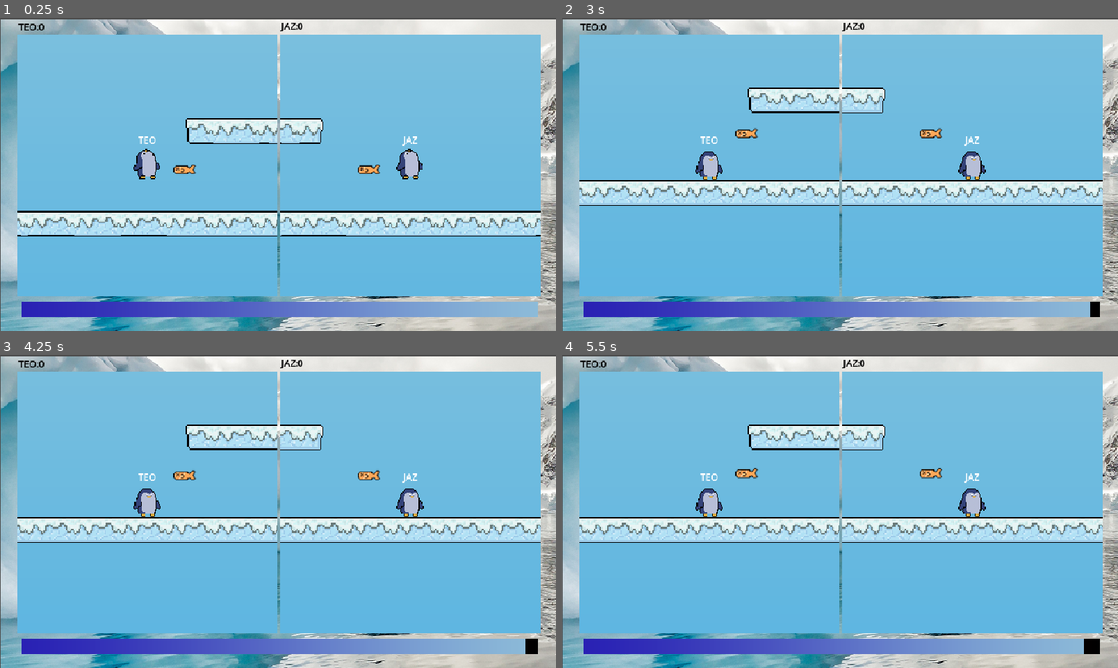
Above: before the commit, frames 1-4 (two rows, left to right).
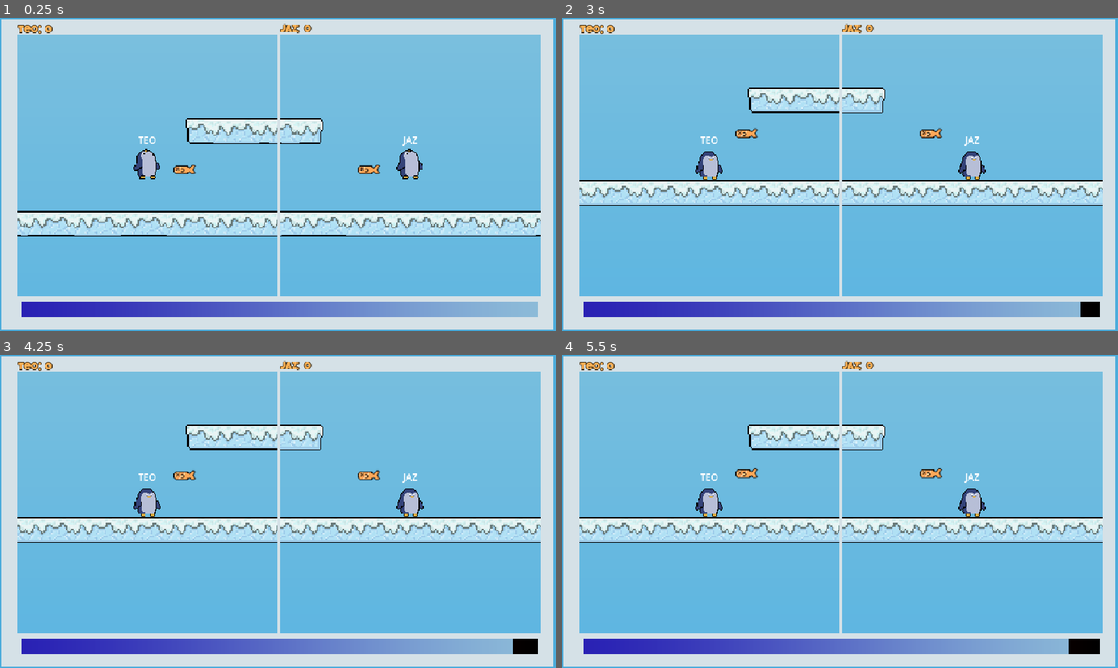
Above: after the commit, the same moments.

Repository: TeoSapo/InsanePenguins
Game: Godot game, scene res://Escenas/JUEGO/Nivel1.tscn
Same seed, same stepped clock (60 frames per second), same inputs: the game is played once before the commit and once after it.
Inputs:
- Up to frame 1 (0.25 s): no input
- Up to frame 2 (3 s): no input
- Up to frame 3 (4.25 s): no input
- Up to frame 4 (5.5 s): no input

The runs differ from the first frame. In frame 1, 13% of the frame differs, in the area x 0-100%, y 0-100%; in frame 2, 14%; in frame 3, 14%; in frame 4, 14%.

Commit message:
Pantalla final, temas de fuentes, conexion entre tiempo y pantalla final, sprites/anims bola de nieve

Diff:
--- /dev/null
+++ b/Escenas/CLASES/bola_de_nieve.tscn
@@ -0,0 +1,73 @@
+[gd_scene format=3 uid="uid://cx5dcwa6ulwce"]
+
+[ext_resource type="Texture2D" uid="uid://cspmwlg3l0mnl" path="res://Assets/Sprites/golpe Bola de nieve.png" id="1_26udj"]
+[ext_resource type="Texture2D" uid="uid://dblnrchysr0cb" path="res://Assets/Sprites/Bola de nieve-1.png.png" id="2_qltcx"]
+
+[sub_resource type="AtlasTexture" id="AtlasTexture_gyq77"]
+atlas = ExtResource("1_26udj")
+region = Rect2(0, 0, 32, 32)
+
+[sub_resource type="AtlasTexture" id="AtlasTexture_6jwqr"]
+atlas = ExtResource("1_26udj")
+region = Rect2(64, 0, 32, 32)
+
+[sub_resource type="AtlasTexture" id="AtlasTexture_6gnfq"]
+atlas = ExtResource("1_26udj")
+region = Rect2(0, 32, 32, 32)
+
+[sub_resource type="AtlasTexture" id="AtlasTexture_k0n4d"]
+atlas = ExtResource("1_26udj")
+region = Rect2(32, 32, 32, 32)
+
+[sub_resource type="AtlasTexture" id="AtlasTexture_ls217"]
+atlas = ExtResource("1_26udj")
+region = Rect2(64, 32, 32, 32)
+
+[sub_resource type="AtlasTexture" id="AtlasTexture_wck8j"]
+atlas = ExtResource("1_26udj")
+region = Rect2(32, 64, 32, 32)
+
+[sub_resource type="AtlasTexture" id="AtlasTexture_hqa1t"]
+atlas = ExtResource("2_qltcx")
+region = Rect2(0, 0, 32, 32)
+
+[sub_resource type="SpriteFrames" id="SpriteFrames_7hudg"]
+animations = [{
+"frames": [{
+"duration": 1.0,
+"texture": SubResource("AtlasTexture_gyq77")
+}, {
+"duration": 1.0,
+"texture": SubResource("AtlasTexture_6jwqr")
+}, {
+"duration": 1.0,
+"texture": SubResource("AtlasTexture_6gnfq")
+}, {
+"duration": 1.0,
+"texture": SubResource("AtlasTexture_k0n4d")
+}, {
+"duration": 1.0,
+"texture": SubResource("AtlasTexture_ls217")
+}, {
+"duration": 1.0,
+"texture": SubResource("AtlasTexture_wck8j")
+}],
+"loop": 1,
+"name": &"BolaRompiendo",
+"speed": 12.0
+}, {
+"frames": [{
+"duration": 1.0,
+"texture": SubResource("AtlasTexture_hqa1t")
+}],
+"loop": 1,
+"name": &"Entera",
+"speed": 5.0
+}]
+
+[node name="BolaDeNieve" type="Node2D" unique_id=817514930]
+
+[node name="AnimatedSprite2D" type="AnimatedSprite2D" parent="." unique_id=1454290041]
+sprite_frames = SubResource("SpriteFrames_7hudg")
+animation = &"Entera"
+frame_progress = 0.30867472
--- a/Escenas/CLASES/tiempo.tscn
+++ b/Escenas/CLASES/tiempo.tscn
@@ -24,7 +24,8 @@
 offset_right = 256.0
 offset_bottom = 1.0
 size_flags_horizontal = 0
+max_value = 50.0
 step = 0.01
-value = 100.0
+value = 50.0
 texture_under = SubResource("GradientTexture1D_i0tng")
 texture_progress = SubResource("GradientTexture1D_xs5ry")
--- a/Escenas/JUEGO/Nivel1.tscn
+++ b/Escenas/JUEGO/Nivel1.tscn
@@ -1,10 +1,11 @@
 [gd_scene format=3 uid="uid://ybxc44boeb0n"]
 
 [ext_resource type="Script" uid="uid://p01d0v16yepg" path="res://Scripts/Nivel1.gd" id="1_ghkfm"]
-[ext_resource type="Texture2D" uid="uid://b607kb361my65" path="res://Assets/Imagenes/Fondo.jpg" id="2_uu88g"]
+[ext_resource type="Texture2D" uid="uid://d4bs6gyo77pjt" path="res://Assets/Imagenes/borde pantalla v2.png" id="2_ghkfm"]
 [ext_resource type="PackedScene" uid="uid://dx1sve0sn6alr" path="res://Escenas/JUEGO/dibujo_nivel.tscn" id="3_1t2md"]
 [ext_resource type="PackedScene" uid="uid://bsu2on7jwpvxa" path="res://Escenas/CLASES/Player.tscn" id="4_kg8bm"]
 [ext_resource type="PackedScene" uid="uid://becljr1j33h6g" path="res://Escenas/CLASES/tiempo.tscn" id="5_e0pp6"]
+[ext_resource type="Theme" uid="uid://bwf0firbjcjho" path="res://Escenas/UI/puntajeNivelTheme.tres" id="6_uu88g"]
 
 [node name="Nivel1" type="Node2D" unique_id=1405768944]
 script = ExtResource("1_ghkfm")
@@ -13,28 +14,12 @@
 autostart = true
 
 [node name="Fondo" type="TextureRect" parent="." unique_id=1890496254]
-offset_left = 2.0
-offset_top = 3.0
-offset_right = 969.11115
-offset_bottom = 544.0
-texture = ExtResource("2_uu88g")
+offset_left = -1.0
+offset_right = 960.0
+offset_bottom = 540.0
+texture = ExtResource("2_ghkfm")
 expand_mode = 3
-
-[node name="P1Score" type="Label" parent="." unique_id=1659271895]
-offset_left = 32.0
-offset_top = 3.0
-offset_right = 100.0
-offset_bottom = 26.0
-theme_override_colors/font_color = Color(0, 0, 0, 1)
-text = "PUNTAJE"
-
-[node name="P2Score" type="Label" parent="." unique_id=1494590940]
-offset_left = 485.0
-offset_top = 2.0
-offset_right = 553.0
-offset_bottom = 25.0
-theme_override_colors/font_color = Color(0, 0, 0, 1)
-text = "PUNTAJE"
+flip_v = true
 
 [node name="HBoxContainer" type="HBoxContainer" parent="." unique_id=1362839326]
 custom_maximum_size = Vector2(960, 540)
@@ -83,4 +68,20 @@
 offset_bottom = 489.0
 scale = Vector2(3.480001, 26.36)
 
+[node name="P2Score" type="Label" parent="." unique_id=1494590940]
+offset_left = 485.0
+offset_top = 6.0
+offset_right = 558.0
+offset_bottom = 30.0
+theme = ExtResource("6_uu88g")
+text = "PUNTAJE"
+
+[node name="P1Score" type="Label" parent="." unique_id=1359402447]
+offset_left = 31.0
+offset_top = 7.0
+offset_right = 104.0
+offset_bottom = 31.0
+theme = ExtResource("6_uu88g")
+text = "PUNTAJE"
+
 [connection signal="timeout" from="TimerNivel" to="." method="_on_timer_nivel_timeout"]
--- /dev/null
+++ b/Escenas/UI/pantalla_final.tscn
@@ -0,0 +1,136 @@
+[gd_scene format=3 uid="uid://cy475v6wqnq2h"]
+
+[ext_resource type="Texture2D" uid="uid://c5wnbm1g8pemq" path="res://Assets/Imagenes/final screen.png" id="1_arjpk"]
+[ext_resource type="Script" uid="uid://qacttmy7bejr" path="res://Scripts/pantalla_final.gd" id="1_us2dy"]
+[ext_resource type="FontFile" uid="uid://cwccxygo2jloj" path="res://Assets/Fuentes/Ice Cold Personal Use.otf" id="2_qkkwa"]
+[ext_resource type="Texture2D" uid="uid://dwux0gdl5pkj0" path="res://Assets/Imagenes/hielo cuadrado final.png" id="3_4nlii"]
+[ext_resource type="Texture2D" uid="uid://ffqye0jo6myw" path="res://Assets/Imagenes/recNieve png.png" id="4_frb8w"]
+[ext_resource type="Theme" uid="uid://o2oc5e34ld03" path="res://Escenas/UI/puntajeTheme.tres" id="5_frb8w"]
+[ext_resource type="FontFile" uid="uid://byqjw14hgt6lu" path="res://Assets/Fuentes/Goldy Burst.ttf" id="5_us2dy"]
+
+[node name="PantallaFinal" type="Control" unique_id=979812849]
+layout_mode = 3
+anchors_preset = 15
+anchor_right = 1.0
+anchor_bottom = 1.0
+grow_horizontal = 2
+grow_vertical = 2
+script = ExtResource("1_us2dy")
+
+[node name="Fondo" type="TextureRect" parent="." unique_id=1350663259]
+layout_mode = 0
+anchor_right = 1.0010417
+anchor_bottom = 1.0
+texture = ExtResource("1_arjpk")
+expand_mode = 2
+metadata/_edit_use_anchors_ = true
+
+[node name="TextoFinal" type="RichTextLabel" parent="." unique_id=831506705]
+layout_mode = 1
+anchors_preset = -1
+anchor_left = 0.225
+anchor_top = 0.26666668
+anchor_right = 0.7916667
+anchor_bottom = 0.40740746
+offset_bottom = -3.0517578e-05
+theme_override_colors/default_color = Color(0.10178528, 0.18779737, 0.34259823, 1)
+theme_override_fonts/normal_font = ExtResource("2_qkkwa")
+theme_override_font_sizes/normal_font_size = 73
+text = "FIN DEL JUEGO"
+horizontal_alignment = 1
+vertical_alignment = 1
+metadata/_edit_use_anchors_ = true
+
+[node name="HieloScoreP1" type="TextureRect" parent="." unique_id=1002880019]
+layout_mode = 1
+anchors_preset = -1
+anchor_left = 0.25
+anchor_top = 0.44444445
+anchor_right = 0.5
+anchor_bottom = 0.6814815
+texture = ExtResource("3_4nlii")
+metadata/_edit_use_anchors_ = true
+
+[node name="HieloScoreP2" type="TextureRect" parent="." unique_id=214021985]
+layout_mode = 1
+anchors_preset = -1
+anchor_left = 0.51666665
+anchor_top = 0.44444445
+anchor_right = 0.76666665
+anchor_bottom = 0.6814815
+texture = ExtResource("3_4nlii")
+metadata/_edit_use_anchors_ = true
+
+[node name="NieveP1" type="TextureRect" parent="." unique_id=36170115]
+layout_mode = 0
+offset_left = 240.0
+offset_top = 232.0
+offset_right = 480.0
+offset_bottom = 304.0
+texture = ExtResource("4_frb8w")
+
+[node name="NieveP2" type="TextureRect" parent="." unique_id=92128984]
+layout_mode = 0
+offset_left = 496.0
+offset_top = 232.0
+offset_right = 736.0
+offset_bottom = 304.0
+texture = ExtResource("4_frb8w")
+
+[node name="p1Name" type="Label" parent="." unique_id=206912360]
+layout_mode = 0
+offset_left = 252.0
+offset_top = 240.0
+offset_right = 471.0
+offset_bottom = 287.0
+theme_override_colors/font_color = Color(0.29061437, 0.43304953, 0.6404014, 1)
+theme_override_fonts/font = ExtResource("2_qkkwa")
+theme_override_font_sizes/font_size = 37
+text = "PLAYER UNO"
+horizontal_alignment = 1
+vertical_alignment = 1
+
+[node name="p2Name" type="Label" parent="." unique_id=1963519832]
+layout_mode = 0
+offset_left = 504.0
+offset_top = 240.0
+offset_right = 731.0
+offset_bottom = 287.0
+theme_override_colors/font_color = Color(0.2901961, 0.43137255, 0.6392157, 1)
+theme_override_fonts/font = ExtResource("2_qkkwa")
+theme_override_font_sizes/font_size = 37
+text = "PLAYER DOS"
+horizontal_alignment = 1
+vertical_alignment = 1
+
+[node name="p1Puntaje" type="RichTextLabel" parent="." unique_id=1261700542]
+layout_mode = 0
+offset_left = 268.0
+offset_top = 308.0
+offset_right = 452.0
+offset_bottom = 348.0
+theme = ExtResource("5_frb8w")
+theme_override_colors/default_color = Color(0.99044496, 0.6966843, 0.33824247, 1)
+theme_override_colors/font_outline_color = Color(0.23893332, 0.16936609, 0.06792779, 1)
+theme_override_fonts/normal_font = ExtResource("5_us2dy")
+theme_override_font_sizes/normal_font_size = 33
+bbcode_enabled = true
+text = "00000"
+horizontal_alignment = 1
+vertical_alignment = 1
+
+[node name="p2Puntaje" type="RichTextLabel" parent="." unique_id=1201695528]
+layout_mode = 0
+offset_left = 525.0
+offset_top = 308.0
+offset_right = 709.0
+offset_bottom = 348.0
+theme = ExtResource("5_frb8w")
+theme_override_colors/default_color = Color(0.99044496, 0.6966843, 0.33824247, 1)
+theme_override_colors/font_outline_color = Color(0.23893332, 0.16936609, 0.06792779, 1)
+theme_override_fonts/normal_font = ExtResource("5_us2dy")
+theme_override_font_sizes/normal_font_size = 33
+bbcode_enabled = true
+text = "00000"
+horizontal_alignment = 1
+vertical_alignment = 1
--- /dev/null
+++ b/Escenas/UI/puntajeNivelTheme.tres
@@ -0,0 +1,13 @@
+[gd_resource type="Theme" format=3 uid="uid://bwf0firbjcjho"]
+
+[ext_resource type="FontFile" uid="uid://byqjw14hgt6lu" path="res://Assets/Fuentes/Goldy Burst.ttf" id="1_ng4gi"]
+
+[resource]
+Label/colors/font_color = Color(0.99215686, 0.69803923, 0.3372549, 1)
+Label/colors/font_outline_color = Color(0.23921569, 0.16862746, 0.06666667, 1)
+Label/constants/outline_size = 6
+Label/font_sizes/font_size = 20
+Label/fonts/font = ExtResource("1_ng4gi")
+RichTextLabel/colors/default_color = Color(0.99215686, 0.69803923, 0.3372549, 1)
+RichTextLabel/colors/font_outline_color = Color(0.46484935, 0.27957454, 0.09673611, 1)
+RichTextLabel/constants/outline_size = 9
--- /dev/null
+++ b/Escenas/UI/puntajeTheme.tres
@@ -0,0 +1,6 @@
+[gd_resource type="Theme" format=3 uid="uid://o2oc5e34ld03"]
+
+[resource]
+RichTextLabel/colors/default_color = Color(0.99215686, 0.69803923, 0.3372549, 1)
+RichTextLabel/colors/font_outline_color = Color(0.46484935, 0.27957454, 0.09673611, 1)
+RichTextLabel/constants/outline_size = 9
--- a/Scripts/InsanePenguins.gd
+++ b/Scripts/InsanePenguins.gd
@@ -1,4 +1,8 @@
 extends Node
+
+@onready var p_1_score: Label = $P1Score
+@onready var p_2_score: Label = $P2Score
+
 
 signal Obtiene_Pescadito
 signal Actualizar_Score
@@ -14,9 +18,9 @@
 	P1Score = 0
 	P2Score = 0
 
-
 func on_Obtiene_Pescadito(player:CharacterBody2D):
 	sumar_puntos(player)
+
 
 
 func sumar_puntos(player:CharacterBody2D):
--- a/Scripts/Nivel1.gd
+++ b/Scripts/Nivel1.gd
@@ -6,6 +6,7 @@
 @onready var player_1: CharacterBody2D = $HBoxContainer/VentanaP1/SubViewport/Player1
 @onready var player_2: CharacterBody2D = $HBoxContainer/VentanaP2/SubViewport/Player2
 @onready var dibujo_nivel: Node = $HBoxContainer/VentanaP1/SubViewport/DibujoNivel
+
 
 func _ready():
 
@@ -21,16 +22,21 @@
 	InsanePenguins.P2Score = 0
 
 
-
-
 	actualizar_puntos()
 
-
+func _process(delta: float) -> void:
+	final_nivel()
 
 func actualizar_puntos():
-	p1_score.text=InsanePenguins.P1Name+":"+str(InsanePenguins.P1Score)
-	p2_score.text=InsanePenguins.P2Name+":"+str(InsanePenguins.P2Score)
+	p1_score.text=InsanePenguins.P1Name+": "+str(InsanePenguins.P1Score)
+	p2_score.text=InsanePenguins.P2Name+": "+str(InsanePenguins.P2Score)
 
 
 func _on_timer_nivel_timeout() -> void:
 	tiempo_juego.value -= 0.6
+
+func final_nivel():
+	if tiempo_juego.value <= 0:
+		print ("el nivel termino")
+		get_tree().paused
+		get_tree().change_scene_to_file("res://Escenas/UI/pantalla_final.tscn")
--- /dev/null
+++ b/Scripts/pantalla_final.gd
@@ -0,0 +1,9 @@
+extends Control
+
+
+
+func _ready() -> void:
+	$p1Name.text = InsanePenguins.P1Name
+	$p2Name.text = InsanePenguins.P2Name
+	$p1Puntaje.text = str(InsanePenguins.P1Score)
+	$p2Puntaje.text = str(InsanePenguins.P2Score)
Binary file added: Assets/Fuentes/Goldy Burst.ttf
Not shown, added: Assets/Fuentes/Goldy Burst.ttf.import
Binary file added: Assets/Fuentes/Ice Cold Personal Use.otf
Not shown, added: Assets/Fuentes/Ice Cold Personal Use.otf.import
Binary file added: Assets/Fuentes/IceCaps.ttf
Not shown, added: Assets/Fuentes/IceCaps.ttf.import
Binary file added: Assets/Imagenes/borde pantalla v2.png
Not shown, changed: Assets/Imagenes/borde pantalla v2.png.import
Binary file added: Assets/Imagenes/borde pantalla.png
Not shown, added: Assets/Imagenes/borde pantalla.png.import
Binary file added: Assets/Imagenes/final screen.png
Not shown, changed: Assets/Imagenes/final screen.png.import
(and 12 more such lines)
